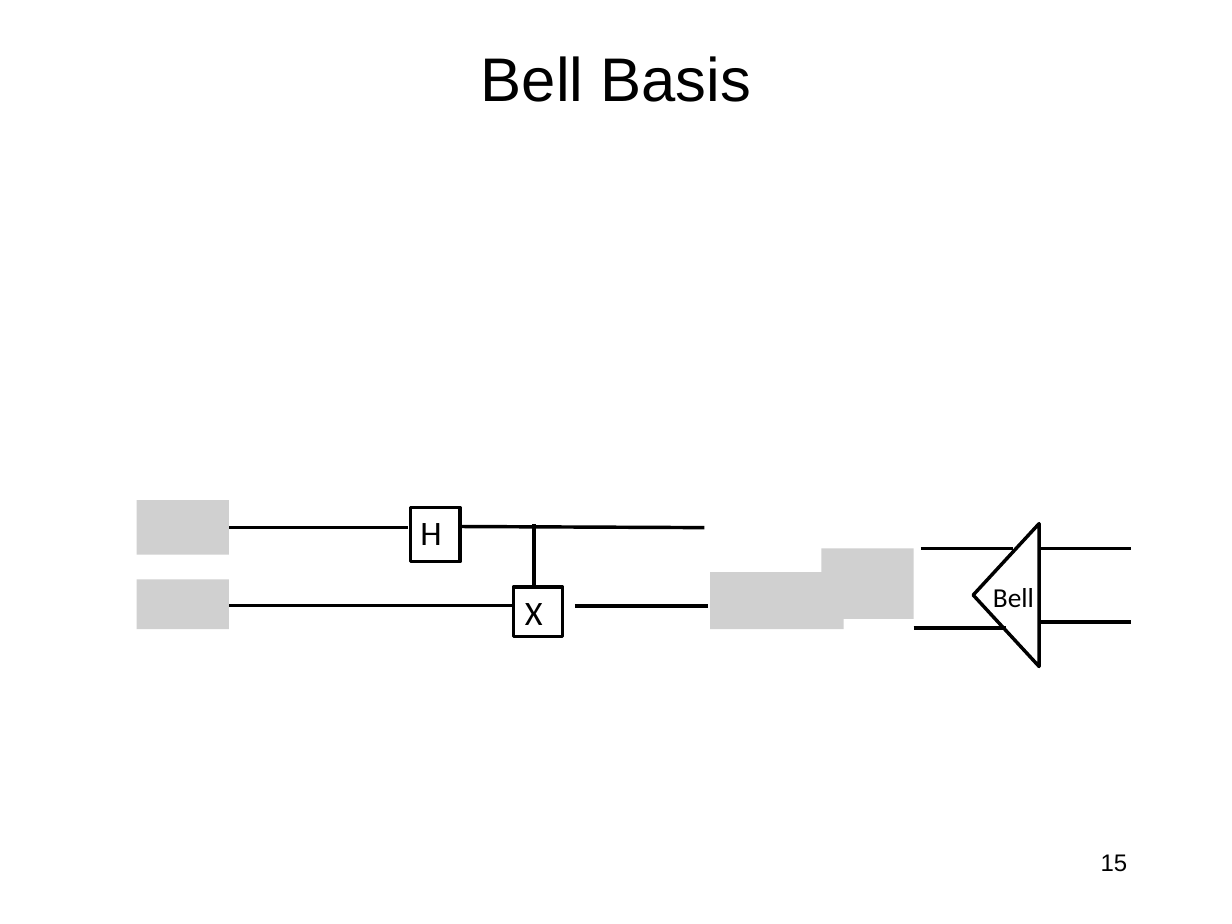
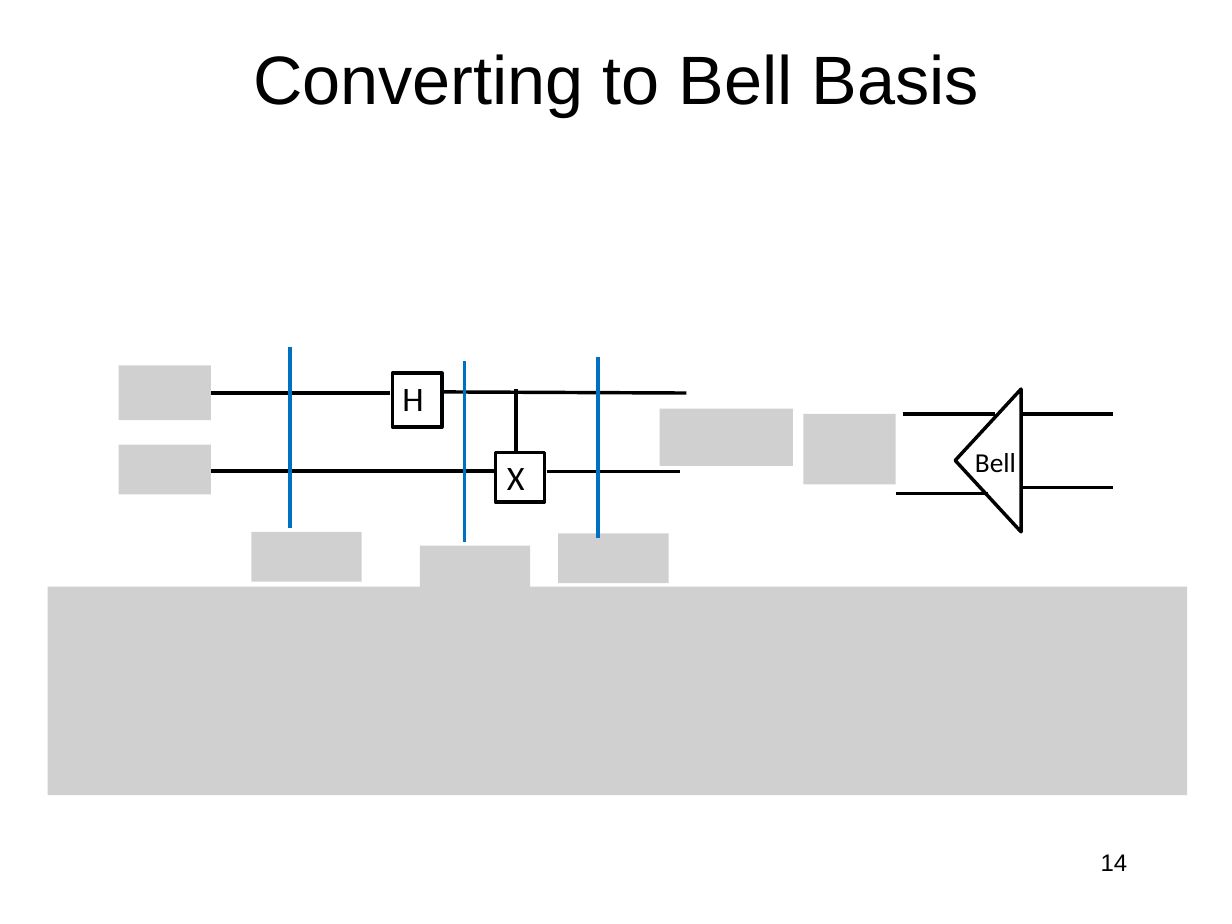
Before and after one commit to jlmucb/class_notes, a slide deck: slide 14 of BerkeleyClass/CS290Spring2013/Lectures/QC.pptx (slide 15 before the commit). Drawn at 1232x924 pixels with LibreOffice and Linux fonts; fonts in the diff are those of the drawing; grey boxes stand for pictures. Boxes give left, top, right and bottom in pixels: in the first picture for what was removed or moved away, otherwise in the second. Text is boxed around its words. In the diff, an @@ line names an element or a change of style, - is before the commit and + after.

Commit message:
QC fixes

```diff
--- a/BerkeleyClass/CS290Spring2013/Lectures/QC.pptx
+++ b/BerkeleyClass/CS290Spring2013/Lectures/QC.pptx
@@ title at box(253, 54, 979, 116): text changed; size 36 to 40 pt @@
-Bell Basis
+Converting to Bell Basis
@@ group added at box(118, 347, 896, 595): 7 pictures, 3 lines @@
@@ rectangle: place and size @@
-rectangle at box(514, 588, 563, 637)
+rectangle at box(393, 373, 442, 428)
@@ line moved from (533, 586) - (533, 524) to (516, 451) - (516, 389) @@
@@ line moved from (914, 628) - (1007, 628) to (903, 414) - (995, 414) @@
@@ line moved from (1039, 622) - (1131, 622) to (1021, 414) - (1114, 414) @@
@@ 3 texts, 3 lines, 1 triangle: place and size @@
-3 texts, 3 lines, 1 triangle at box(216, 523, 1039, 666)
+3 texts, 3 lines, 1 triangle at box(197, 389, 1021, 532)
@@ rectangle: place and size @@
-rectangle at box(410, 508, 460, 562)
+rectangle at box(495, 452, 545, 501)
@@ line moved from (575, 606) - (708, 606) to (547, 472) - (680, 472) @@
@@ picture removed at box(137, 500, 229, 554) @@
@@ line moved from (922, 548) - (1014, 548) to (896, 494) - (988, 494) @@
@@ line moved from (1039, 548) - (1131, 548) to (1021, 488) - (1114, 488) @@
@@ picture removed at box(822, 548, 914, 618) @@
@@ picture added at box(48, 586, 1188, 795) @@
@@ picture removed at box(137, 579, 229, 628) @@
@@ picture removed at box(710, 572, 843, 628) @@
@@ page number at box(1101, 854, 1128, 871): text changed @@
-15
+14
```
Also in this commit, not shown: 34 other slides changed, 1 slide added.
